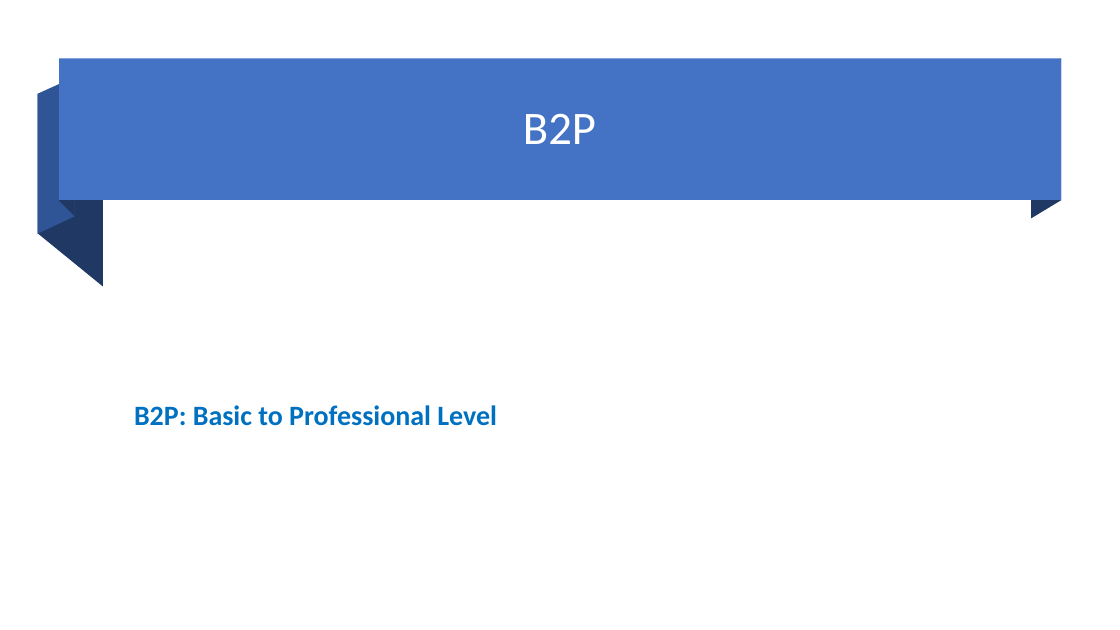
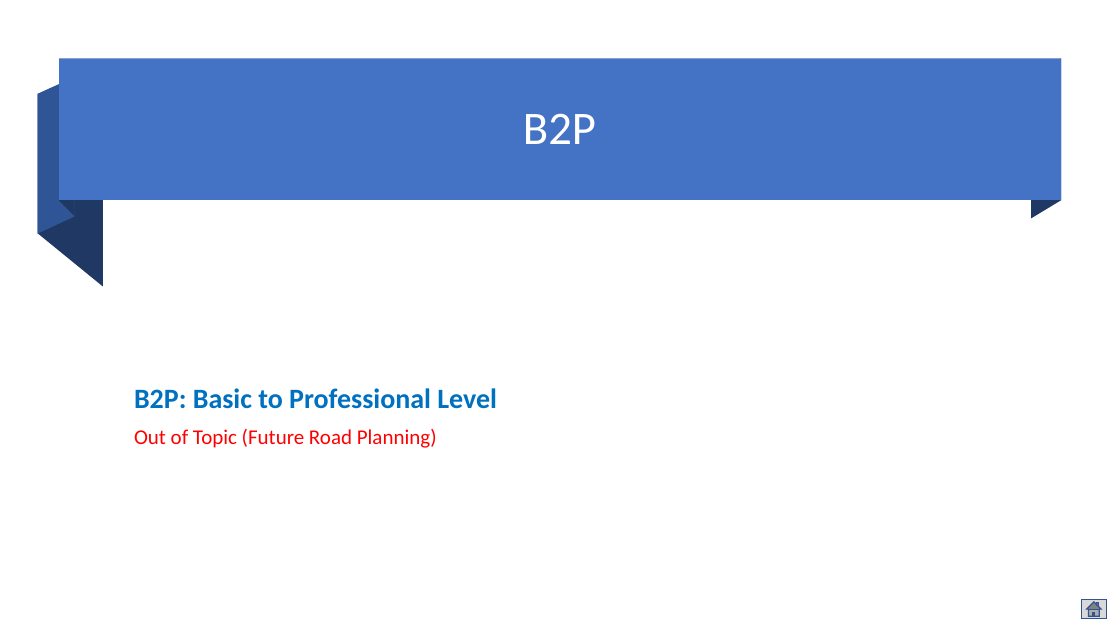
Before and after one commit to mjanwar/document, a slide deck: slide 7 of eTechlogix-Academic-Professional-Training-Plan.pptx (slide 6 before the commit). Drawn at 1120x630 pixels with LibreOffice and Linux fonts; fonts in the diff are those of the drawing. Boxes give left, top, right and bottom in pixels: in the first picture for what was removed or moved away, otherwise in the second. Text is boxed around its words. In the diff, an @@ line names an element or a change of style, - is before the commit and + after.

```diff
--- a/eTechlogix-Academic-Professional-Training-Plan.pptx
+++ b/eTechlogix-Academic-Professional-Training-Plan.pptx
@@ text at bbox=[134, 429, 437, 448]: paragraph added @@
+Out of Topic (Future Road Planning)
@@ action button home added at bbox=[1082, 600, 1107, 619], fill #D9D9D9, outline #325491 1 pt @@
```
Also in this commit, not shown: 9 other slides changed, 11 slides added.
